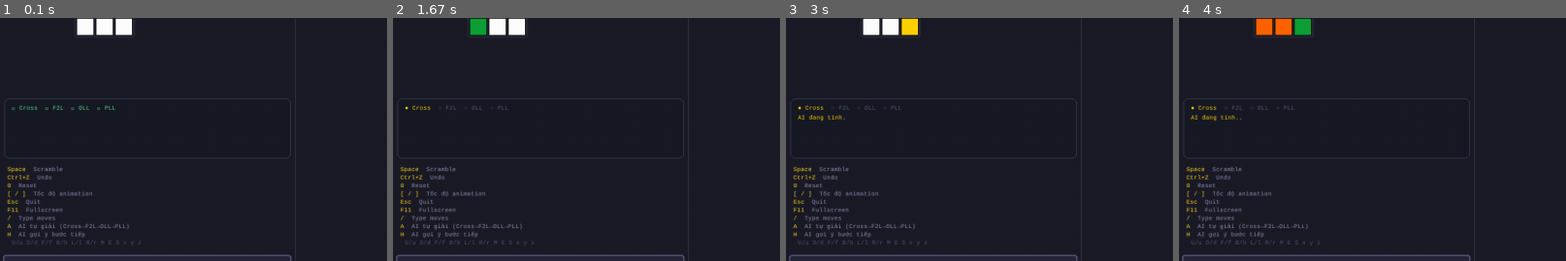
Above: before the commit, frames 1-4 (left to right).
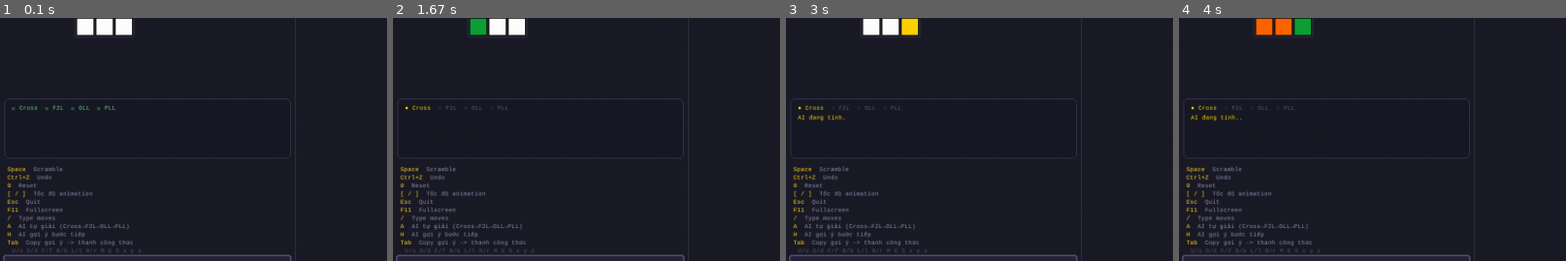
Above: after the commit, the same moments.

Repository: PeDrKi/rubik-cube-cfop-ai
Game: pygame game, started from main.py
Same seed, same stepped clock (60 frames per second), same inputs: the game is played once before the commit and once after it.
Inputs (mouse positions are % of the whole screen's width and height, from its top left):
- Up to frame 1 (0.1 s): no input
- Up to frame 2 (1.67 s): tap Keypad Enter at 0.33 s; click (5, 29) at 0.72 s; hold Right 1-1.47 s; tap  at 1.55 s
- Up to frame 3 (3 s): tap H at 1.88 s; click "AI đang tính.." at 2.27 s; tap Space at 2.55 s
- Up to frame 4 (4 s): click (73, 15) at 3.27 s; click (30, 29) at 3.6 s; hold Right from 3.88 s (still down); tap Space at 3.95 s
The pictures show only the part of the screen within x 0-50%, y 47-96%; the shares and areas given below are measured in that part.

The runs differ from the first frame. In frame 1, 0.4% of the frame differs, in the area x 2-37%, y 91-97%; in frame 2, 0.4%; in frame 3, 0.4%; in frame 4, 0.4%.

Commit message:
Press Tab to fill the formula bar with the current suggestion
main.py.

Diff:
--- a/main.py
+++ b/main.py
@@ -1,7 +1,8 @@
 """
 main.py — Rubik's Cube Simulator
 6-Face View (cột trái) và 3D View (cột phải).
-Tích hợp CFOP AI (Cross + F2L, phase MVP): phím A = auto-solve, H = hint.
+Tích hợp CFOP AI (Cross + F2L, phase MVP): phím A = auto-solve, H = hint,
+Tab = copy nhanh gợi ý hiện tại xuống thanh công thức (Singmaster).
 """
 
 import pygame
@@ -328,6 +329,16 @@
                     lo = make_layout()
                     zoom_ratio2 = zoom / lo.ZOOM0
                     zoom = lo.ZOOM0 * zoom_ratio2
+
+                elif ev.key == K_TAB and hint_moves_str:
+                    # Tab = copy nhanh gợi ý hiện tại xuống thanh Singmaster,
+                    # tương đương bấm nút "Copy -> thanh công thức".
+                    # Hoạt động dù đang gõ trong bar hay không (bar_active True/False).
+                    bar_text       = hint_moves_str[:BAR_MAX_LEN]
+                    bar_active     = True
+                    bar_status     = None
+                    bar_cursor     = len(bar_text)
+                    bar_sel_anchor = None
 
                 elif bar_active:
                     shift = bool(mods & KMOD_SHIFT)
@@ -677,6 +688,7 @@
             ("/",      "Type moves"),
             ("A",      "AI tự giải (Cross→F2L→OLL→PLL)"),
             ("H",      "AI gợi ý bước tiếp"),
+            ("Tab",    "Copy gợi ý -> thanh công thức"),
         ]:
             ks = lo.sfont.render(k, True, GOLD)
             vs = lo.sfont.render(f"  {v}", True, HINT)
